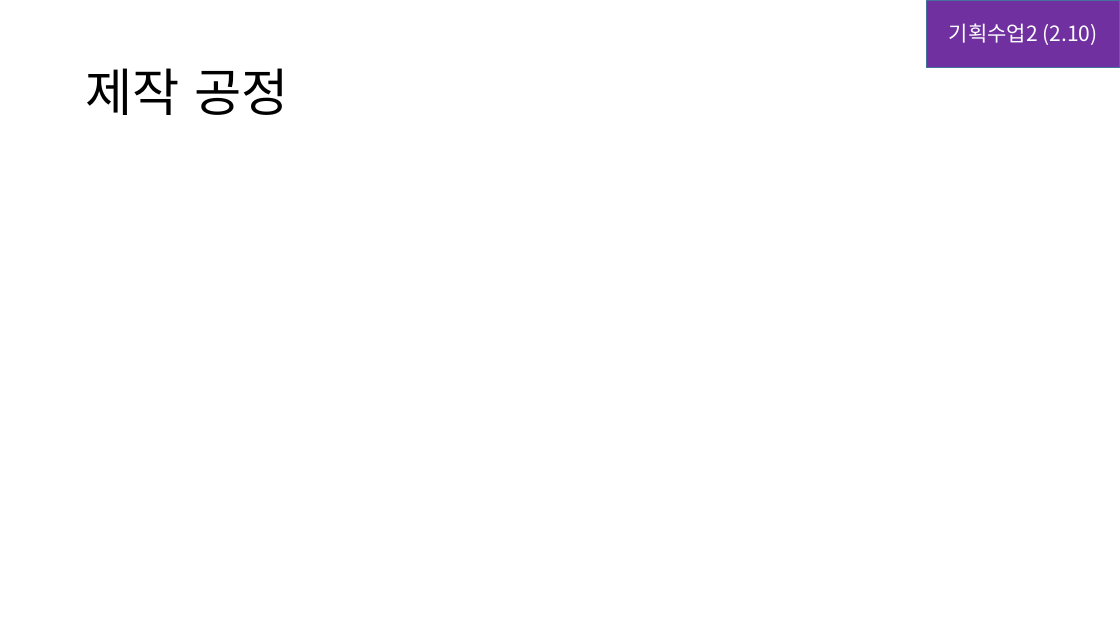
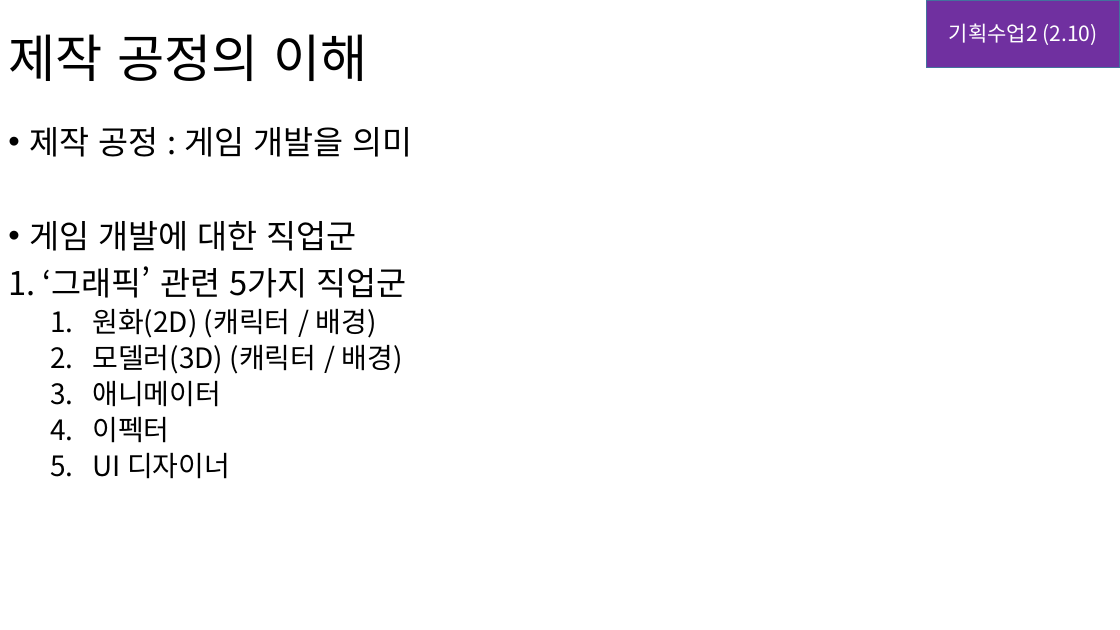
Before and after one commit to ysooj/Gihoek_2, a slide deck: slide 1 of 필기.pptx. Drawn at 1120x630 pixels with LibreOffice and Linux fonts; fonts in the diff are those of the drawing. Boxes give left, top, right and bottom in pixels: in the first picture for what was removed or moved away, otherwise in the second. Text is boxed around its words. In the diff, an @@ line names an element or a change of style, - is before the commit and + after.

Commit message:
(2.10)제작 공정의 이해 첫 수업

```diff
--- a/필기.pptx
+++ b/필기.pptx
@@ text at (8, 34, 367, 81): text changed @@
-제작 공정
+제작 공정의 이해
@@ text added at (8, 127, 412, 479), 24 pt, text #000000 @@
+• 제작 공정 : 게임 개발을 의미
+• 게임 개발에 대한 직업군
+1. ‘그래픽’ 관련 5가지 직업군
+  1. 원화(2D) (캐릭터 / 배경)
+  2. 모델러(3D) (캐릭터 / 배경)
+  3. 애니메이터
+  4. 이펙터
+  5. UI 디자이너
```
Also in this commit, not shown: 12 slides added.
